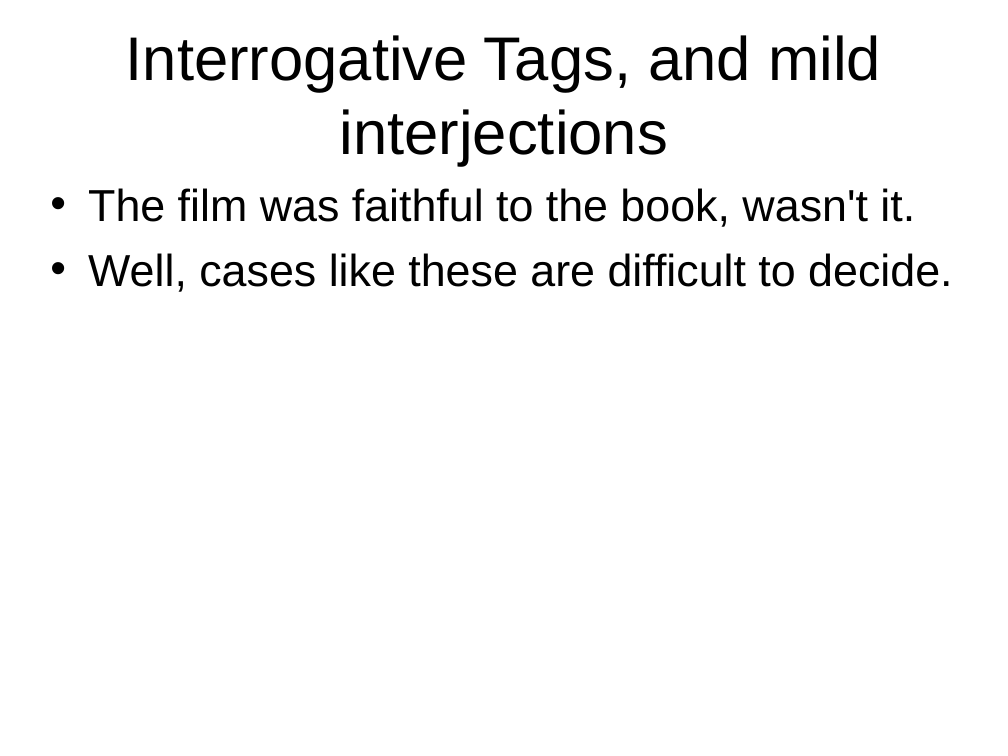
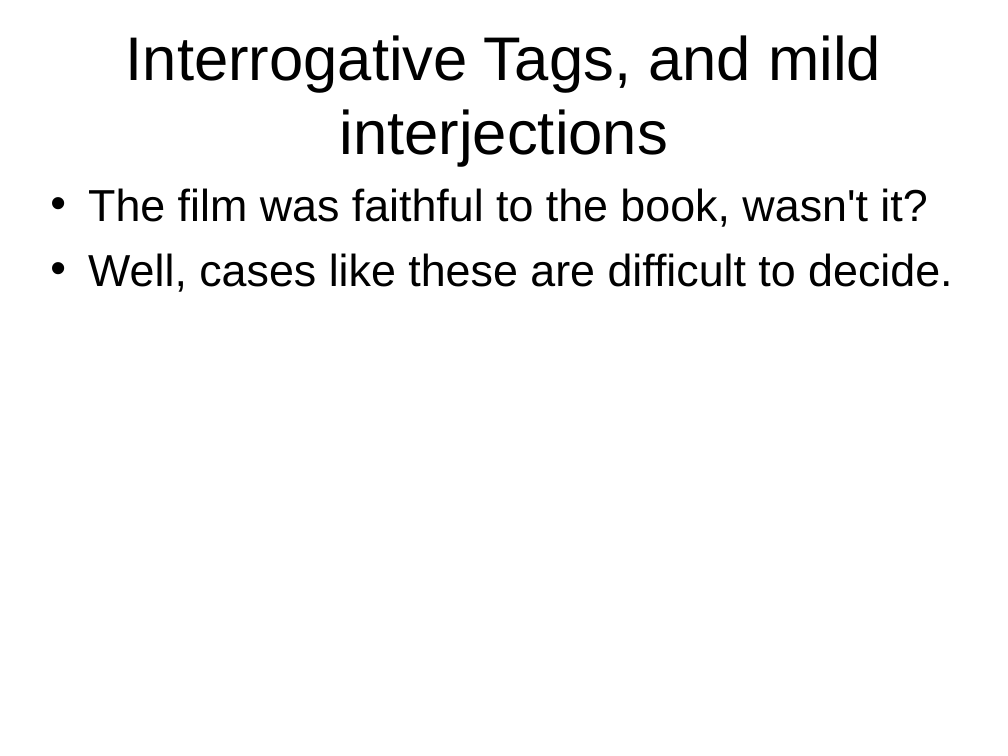
Before and after one commit to palmerc/lab, a slide deck: slide 12 of classes/engl4190/commas_and_end_punctuation.odp (slide 13 before the commit). Drawn at 1008x756 pixels with LibreOffice and Linux fonts; fonts in the diff are those of the drawing. Boxes give left, top, right and bottom in pixels: in the first picture for what was removed or moved away, otherwise in the second. Text is boxed around its words. In the diff, an @@ line names an element or a change of style, - is before the commit and + after.

```diff
--- a/classes/engl4190/commas_and_end_punctuation.odp
+++ b/classes/engl4190/commas_and_end_punctuation.odp
@@ text at (x1=88, y1=188, x2=927, y2=227): text changed @@
-• The film was faithful to the book, wasn't it.
+• The film was faithful to the book, wasn't it?
```
Also in this commit, not shown: 4 other slides changed, 1 slide removed.
